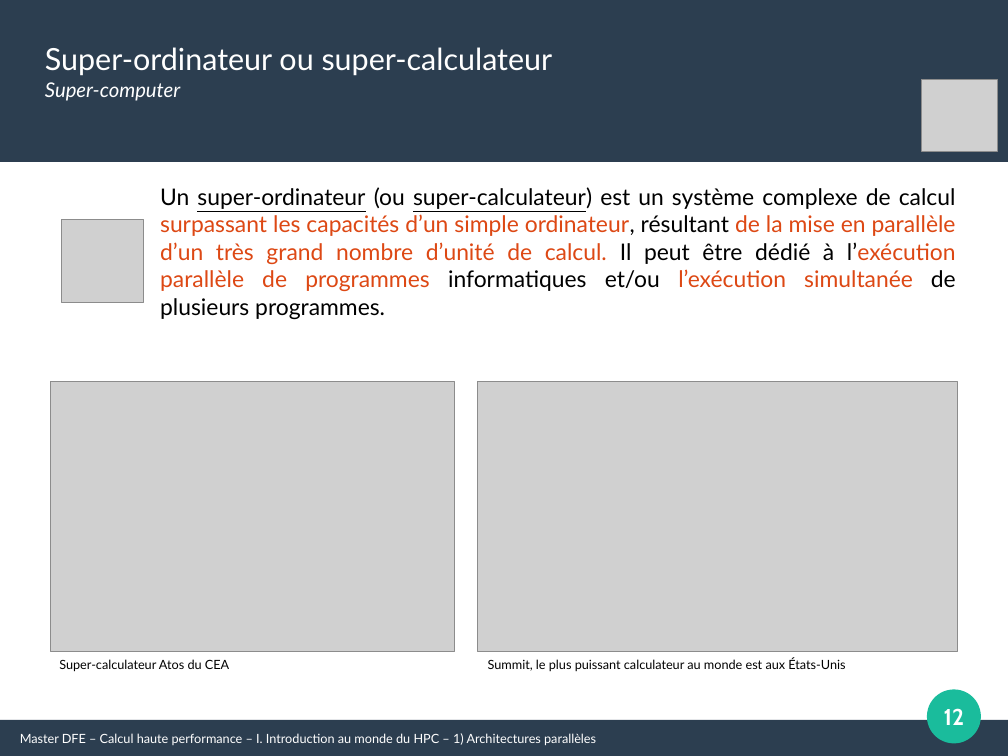
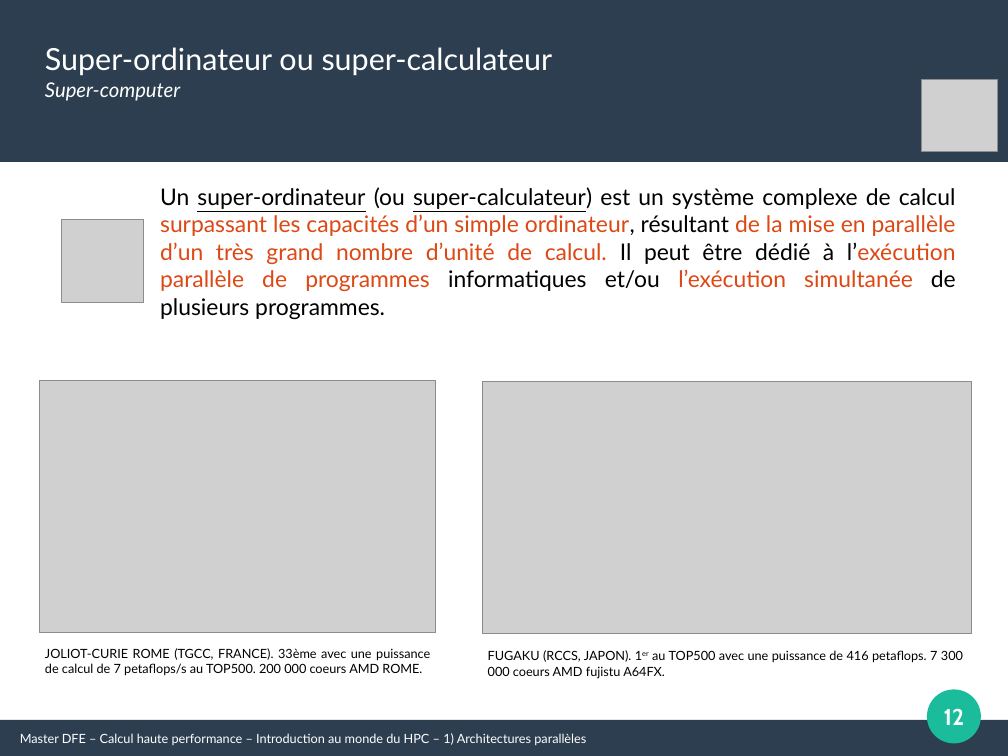
Before and after one commit to Maison-de-la-Simulation/HPC-DFE-Paris-Saclay, a slide deck: slide 12 of support/Introduction_HPC.odp. Drawn at 1008x756 pixels with LibreOffice and Linux fonts; fonts in the diff are those of the drawing; grey boxes stand for pictures. Boxes give left, top, right and bottom in pixels: in the first picture for what was removed or moved away, otherwise in the second. Text is boxed around its words. In the diff, an @@ line names an element or a change of style, - is before the commit and + after.

Commit message:
Update Introduction to HPC

```diff
--- a/support/Introduction_HPC.odp
+++ b/support/Introduction_HPC.odp
@@ picture: place and size @@
-picture at [50,381,455,651]
+picture at [39,381,435,633]
@@ picture: place and size @@
-picture at [477,381,958,651]
+picture at [483,381,972,634]
@@ text added at [45,648,430,676], 10 pt, text #000000 @@
+JOLIOT-CURIE ROME (TGCC, FRANCE). 33ème avec une puissance de calcul de 7 petaflops/s au TOP500. 200 000 coeurs AMD ROME.
@@ text removed at [59,659,229,672] @@
-Super-calculateur Atos du CEA
@@ text removed at [488,658,845,671] @@
-Summit, le plus puissant calculateur au monde est aux États-Unis
@@ text added at [488,650,963,678], 10 pt, text #000000 @@
+FUGAKU (RCCS, JAPON). 1er au TOP500 avec une puissance de 416 petaflops. 7 300 000 coeurs AMD fujistu A64FX.
@@ text at [20,733,586,745]: text changed @@
-Master DFE – Calcul haute performance – I. Introduction au monde du HPC – 1) Architectures parallèles
+Master DFE – Calcul haute performance – Introduction au monde du HPC – 1) Architectures parallèles
```
Also in this commit, not shown: 35 other slides changed, 4 slides added, 1 other file.
